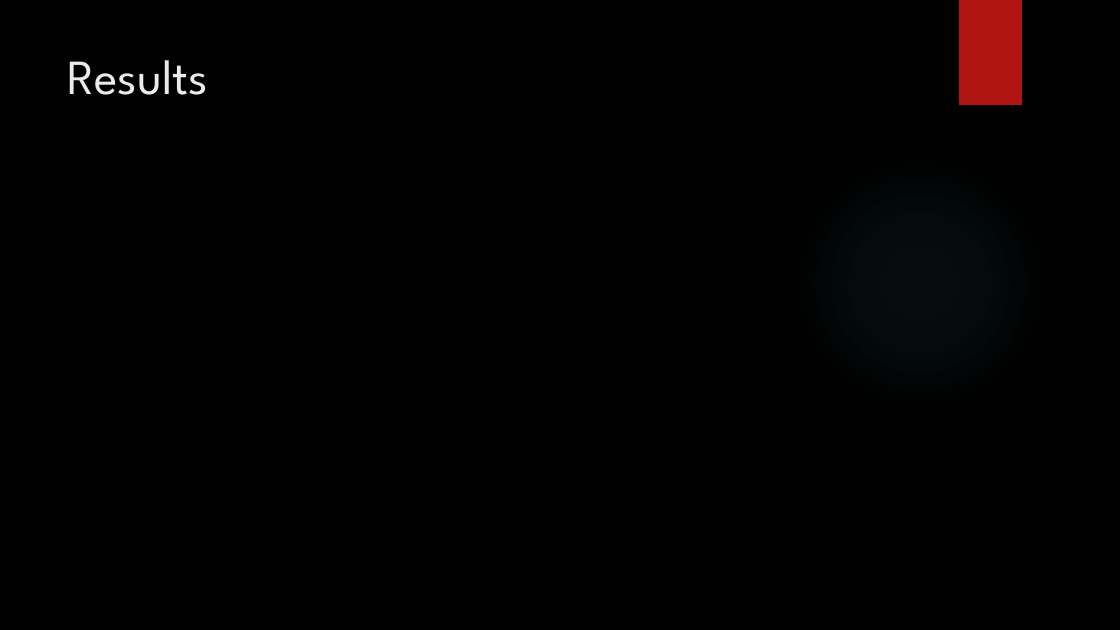
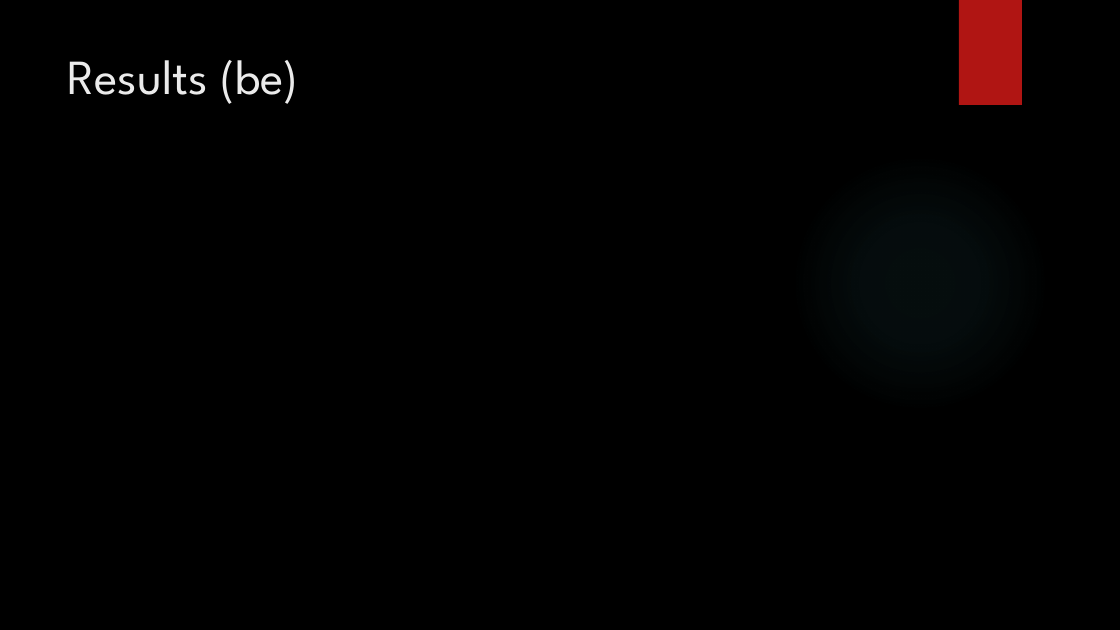
Before and after one commit to Beabir/TaskModule4_MNER, a slide deck: slide 22 of CAS NLP Module 4_jd_bb.pptx (slide 21 before the commit). Drawn at 1120x630 pixels with LibreOffice and Linux fonts; fonts in the diff are those of the drawing; background and template pictures are left out. Boxes give left, top, right and bottom in pixels: in the first picture for what was removed or moved away, otherwise in the second. Text is boxed around its words. In the diff, an @@ line names an element or a change of style, - is before the commit and + after.

```diff
--- a/CAS NLP Module 4_jd_bb.pptx
+++ b/CAS NLP Module 4_jd_bb.pptx
@@ title at (68,60,298,104): text changed @@
-Results
+Results (be)
```
Also in this commit, not shown: 4 other slides changed, 1 slide added.
